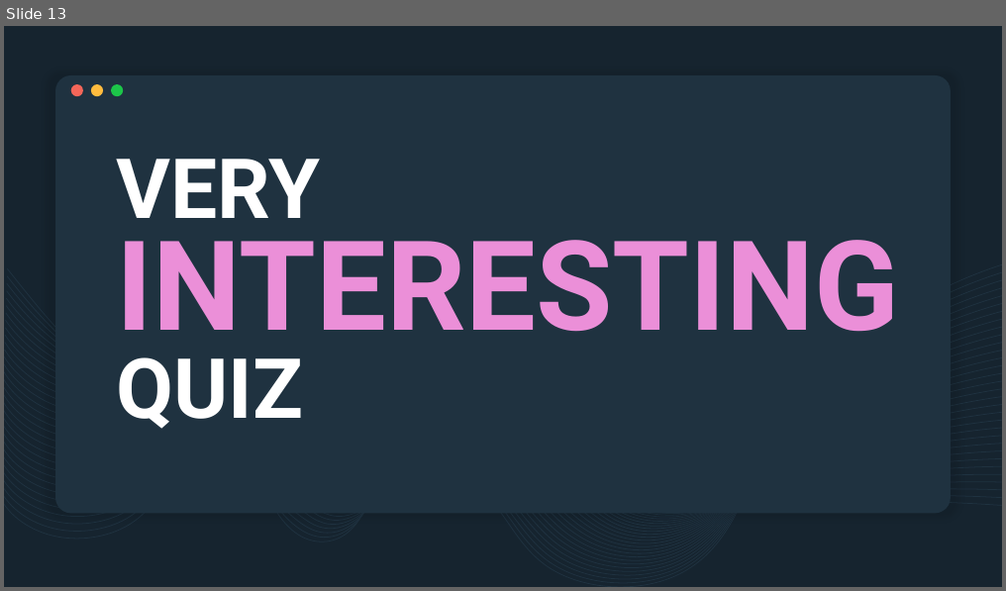
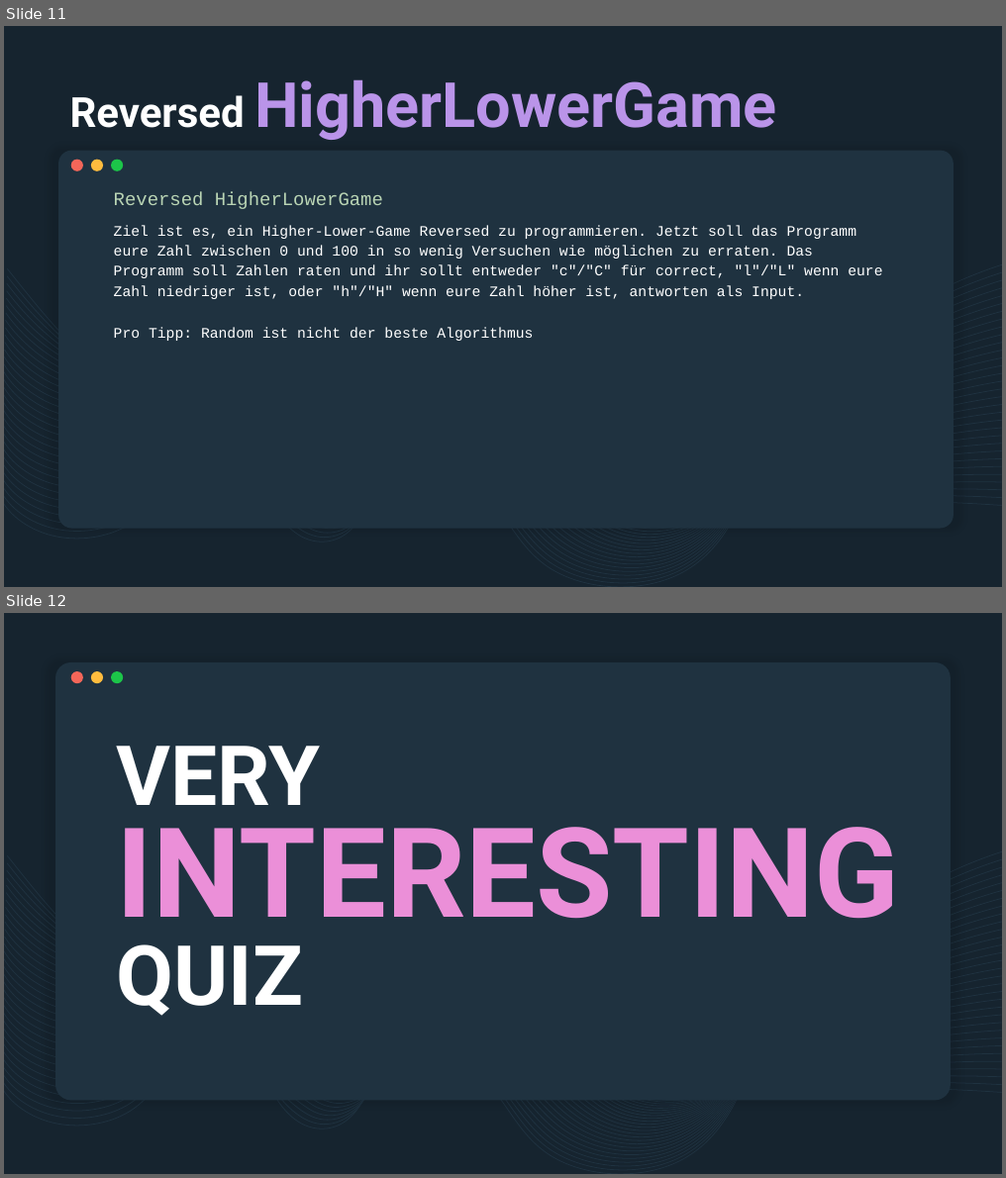
Before and after one commit to derech1e/python-beginner-course, a slide deck: 002/lesson_2.pptx. Shown one above the other, each under a label of ours: slide 13 before the commit, slides 11 and 12 after it. The pictures are 1006x591 and 1006x1178 pixels, drawn with LibreOffice and Linux fonts; fonts in the diff are those of the drawing. Boxes give left, top, right and bottom in pixels: in the first picture for what was removed or moved away, otherwise in the second. Text is boxed around its words. In the diff, an @@ line names an element or a change of style, - is before the commit and + after.

```diff
--- a/002/lesson_2.pptx
+++ b/002/lesson_2.pptx
@@ slide 11 added at box(4, 26, 1002, 587), background #16242F; not listed: 32 template elements that a slide beside it also shows @@
@@ title added at box(70, 79, 777, 140), 60 pt, text #BA94E9, bold @@
+Reversed HigherLowerGame
@@ rounded rectangle added at box(58, 151, 954, 528), fill #1F3240 @@
@@ ellipse added at box(71, 160, 83, 172), fill #F46659 @@
@@ ellipse added at box(91, 160, 103, 172), fill #FFBC3E @@
@@ ellipse added at box(111, 160, 123, 172), fill #1CC549 @@
@@ subtitle added at box(114, 192, 383, 209), 18 pt, text #B9D4B4 @@
+Reversed HigherLowerGame
@@ text added at box(114, 225, 882, 341), 14 pt, text #FFFFFF @@
+Ziel ist es, ein Higher-Lower-Game Reversed zu programmieren. Jetzt soll das Programm eure Zahl zwischen 0 und 100 in so wenig Versuchen wie möglichen zu erraten. Das Programm soll Zahlen raten und ihr sollt entweder "c"/"C" für correct, "l"/"L" wenn eure Zahl niedriger ist, oder "h"/"H" wenn eure Zahl höher ist, antworten als Input.
+Pro Tipp: Random ist nicht der beste Algorithmus
@@ what was slide 13 is now slide 12 @@
```
Also in this commit, not shown: 3 slides changed, 8 other slides added, 10 slides removed, 2 other files.
